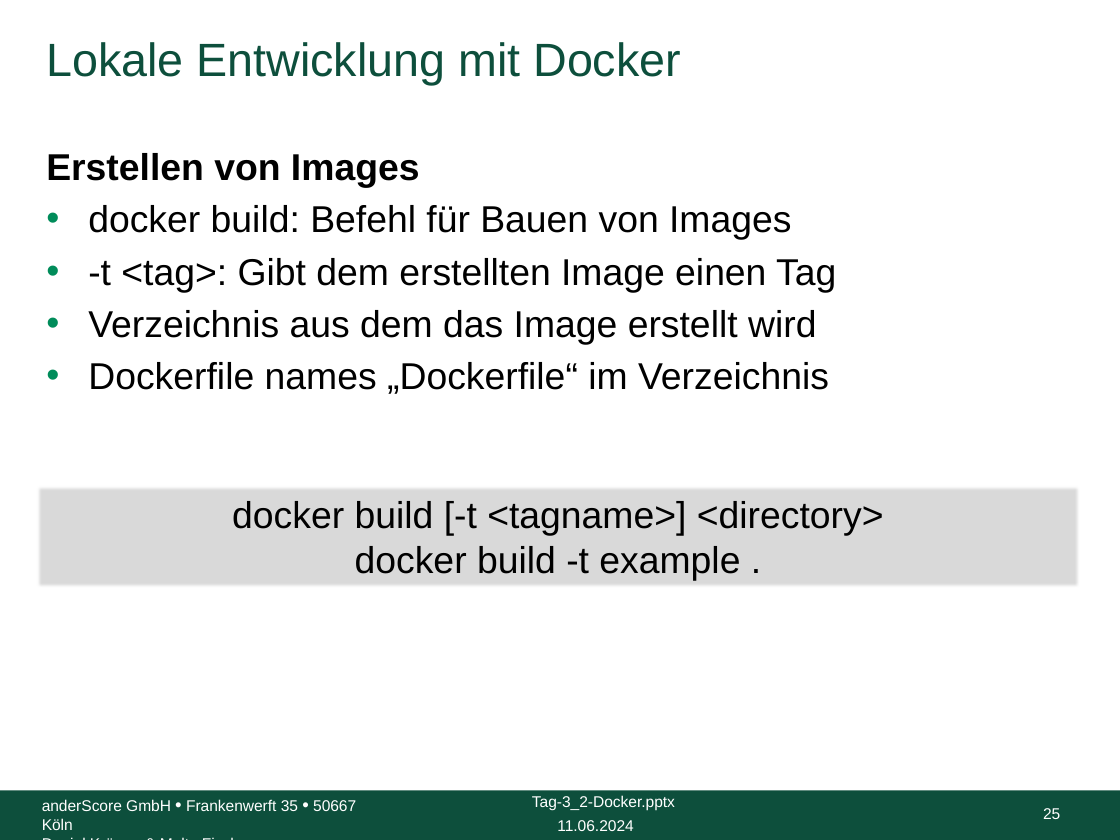
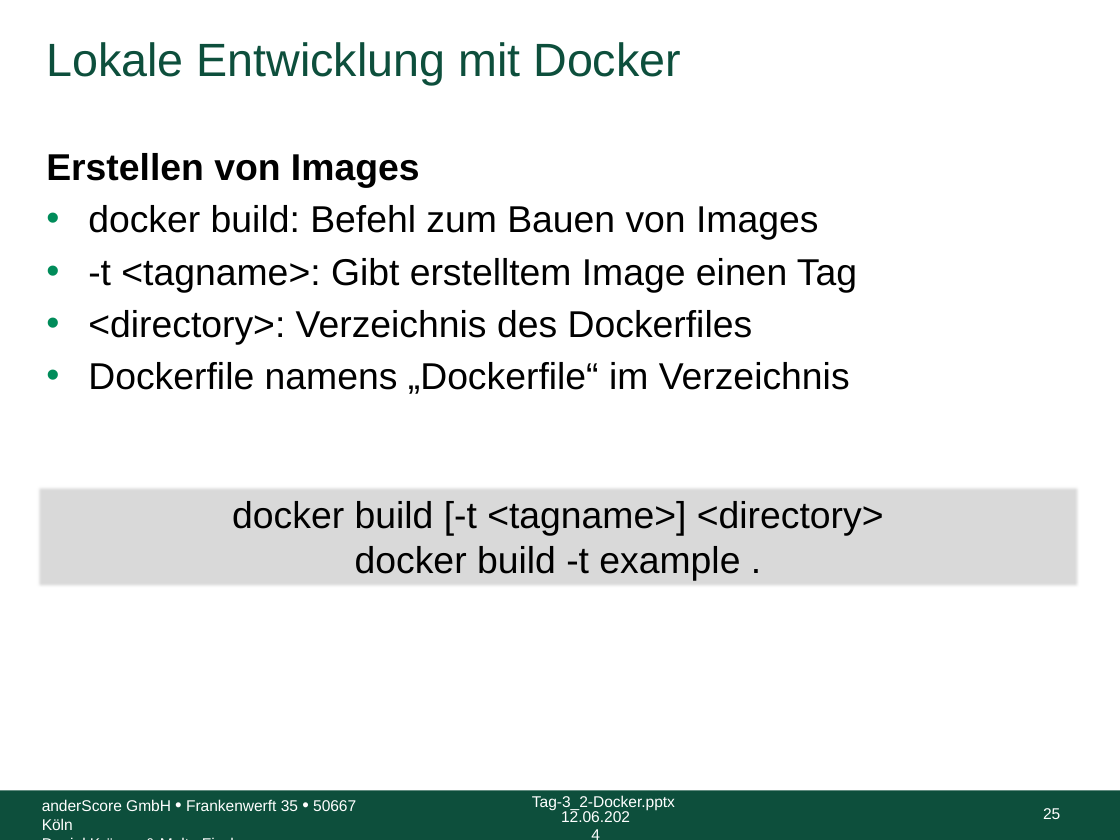
Before and after one commit to anderscore-gmbh/gitlab, a slide deck: slide 25 of slides/Tag-3_2-Docker.pptx. Drawn at 1120x840 pixels with LibreOffice and Linux fonts; fonts in the diff are those of the drawing; background and template pictures are left out. Boxes give left, top, right and bottom in pixels: in the first picture for what was removed or moved away, otherwise in the second. Text is boxed around its words. In the diff, an @@ line names an element or a change of style, - is before the commit and + after.

```diff
--- a/slides/Tag-3_2-Docker.pptx
+++ b/slides/Tag-3_2-Docker.pptx
@@ text at (88, 205, 857, 394): text changed @@
-• docker build: Befehl für Bauen von Images
-• -t <tag>: Gibt dem erstellten Image einen Tag
-• Verzeichnis aus dem das Image erstellt wird
-• Dockerfile names „Dockerfile“ im Verzeichnis
+• docker build: Befehl zum Bauen von Images
+• -t <tagname>: Gibt erstelltem Image einen Tag
+• <directory>: Verzeichnis des Dockerfiles
+• Dockerfile namens „Dockerfile“ im Verzeichnis
@@ text at (561, 809, 630, 822): text changed @@
-11.06.2024
+12.06.2024
```
Also in this commit, not shown: 38 other slides changed, 1 other file.
